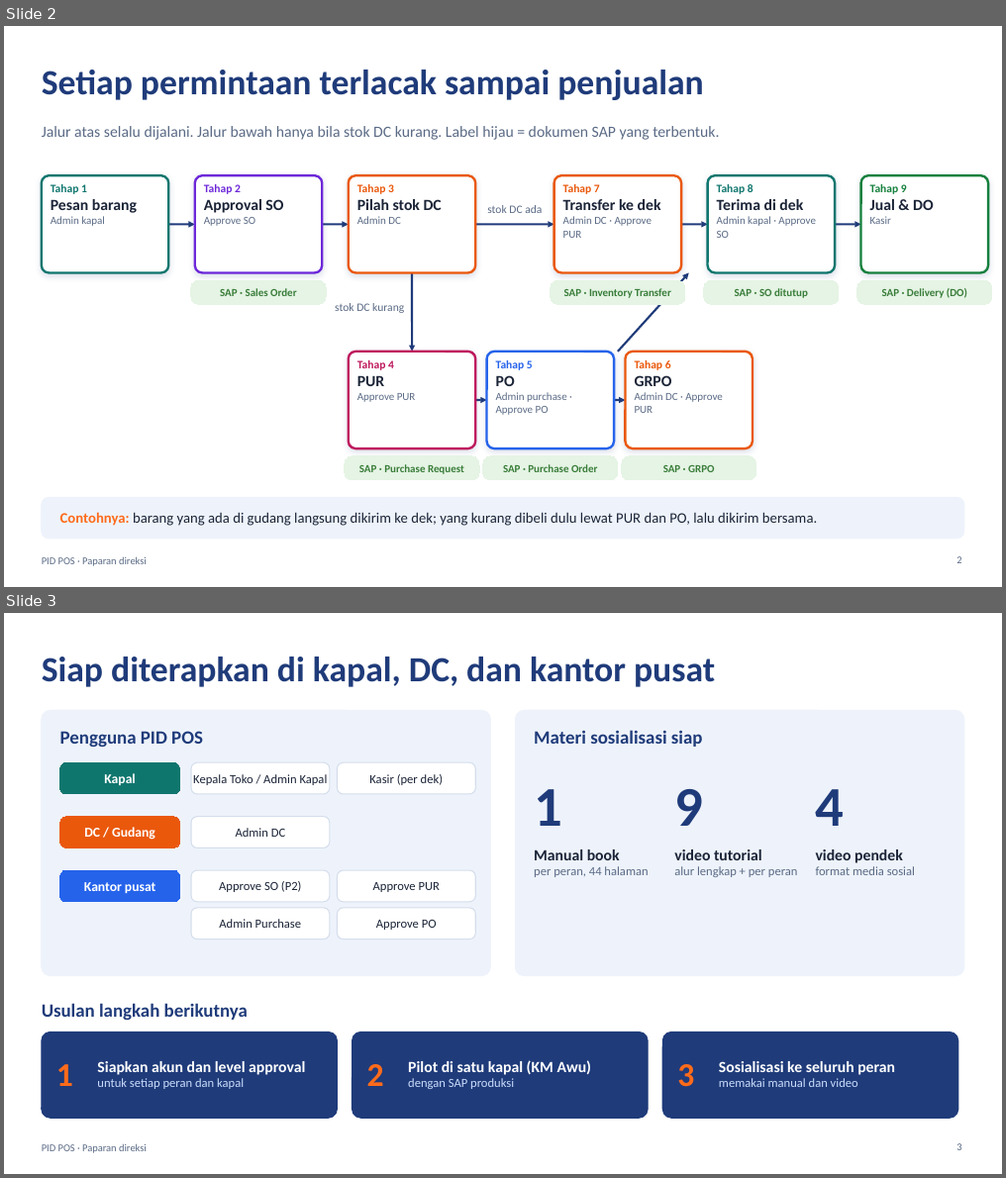
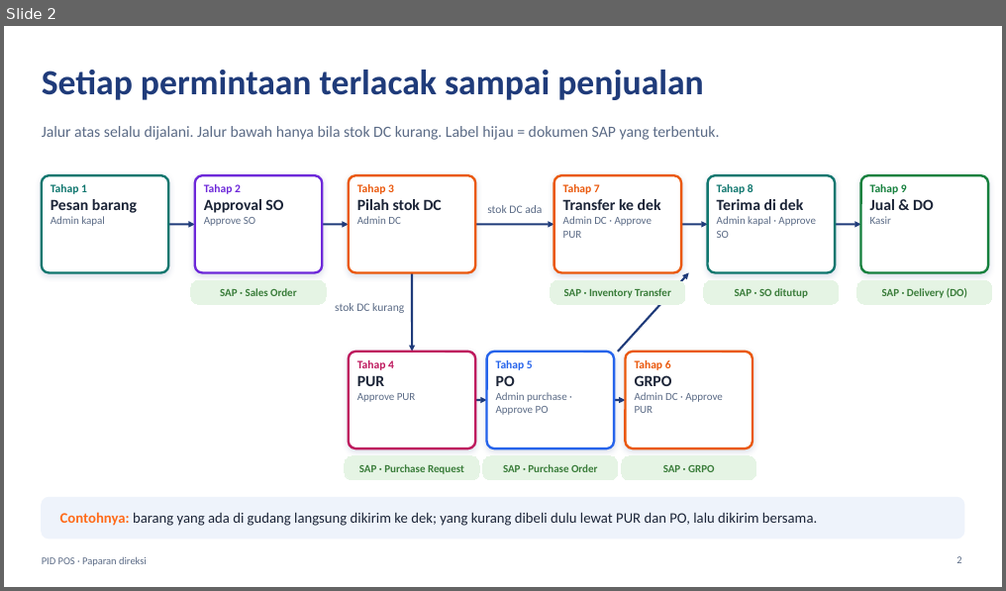
Before and after one commit to alfiandarmawan35/claude, a slide deck: docs/PID_POS_Paparan_Direksi.pptx. Shown one above the other, each under a label of ours: slides 2 and 3 before the commit, slide 2 after it. The pictures are 1006x1178 and 1006x591 pixels, drawn with LibreOffice and Linux fonts; fonts in the diff are those of the drawing; background and template pictures are left out. Boxes give left, top, right and bottom in pixels: in the first picture for what was removed or moved away, otherwise in the second. Text is boxed around its words. In the diff, an @@ line names an element or a change of style, - is before the commit and + after.

```diff
--- a/docs/PID_POS_Paparan_Direksi.pptx
+++ b/docs/PID_POS_Paparan_Direksi.pptx
@@ slide 3 removed at box(4, 613, 1002, 1174), background #FFFFFF; not listed: 1 template element that a slide beside it also shows @@
@@ title removed at box(42, 657, 715, 687) @@
-Siap diterapkan di kapal, DC, dan kantor pusat
@@ rounded rectangle removed at box(42, 710, 491, 976) @@
@@ text removed at box(60, 731, 203, 747) @@
-Pengguna PID POS
@@ rounded rectangle removed at box(515, 710, 964, 976) @@
@@ text removed at box(534, 730, 703, 747) @@
-Materi sosialisasi siap
@@ rounded rectangle removed at box(60, 762, 180, 794) @@
-Kapal
@@ rounded rectangle removed at box(191, 762, 330, 794) @@
-Kepala Toko / Admin Kapal
@@ rounded rectangle removed at box(338, 762, 475, 794) @@
-Kasir (per dek)
@@ text removed at box(534, 789, 562, 826) @@
-1
@@ text removed at box(674, 789, 703, 826) @@
-9
@@ text removed at box(815, 789, 844, 826) @@
-4
@@ rounded rectangle removed at box(60, 817, 180, 848) @@
-DC / Gudang
@@ rounded rectangle removed at box(191, 817, 330, 848) @@
-Admin DC
@@ text removed at box(534, 850, 648, 877) @@
-Manual book
-per peran, 44 halaman
@@ text removed at box(674, 850, 798, 877) @@
-video tutorial
-alur lengkap + per peran
@@ text removed at box(816, 850, 915, 875) @@
-video pendek
-format media sosial
@@ rounded rectangle removed at box(60, 870, 180, 902) @@
-Kantor pusat
@@ rounded rectangle removed at box(191, 870, 330, 902) @@
-Approve SO (P2)
@@ rounded rectangle removed at box(338, 870, 475, 902) @@
-Approve PUR
@@ rounded rectangle removed at box(191, 908, 330, 940) @@
-Admin Purchase
@@ rounded rectangle removed at box(338, 908, 475, 940) @@
-Approve PO
@@ text removed at box(42, 1003, 248, 1021) @@
-Usulan langkah berikutnya
@@ rounded rectangle removed at box(42, 1032, 338, 1118) @@
@@ rounded rectangle removed at box(352, 1032, 648, 1118) @@
@@ rounded rectangle removed at box(662, 1032, 958, 1118) @@
@@ text removed at box(56, 1064, 73, 1086) @@
-1
@@ text removed at box(97, 1061, 305, 1089) @@
-Siapkan akun dan level approval
-untuk setiap peran dan kapal
@@ text removed at box(367, 1064, 384, 1086) @@
-2
@@ text removed at box(408, 1060, 592, 1089) @@
-Pilot di satu kapal (KM Awu)
-dengan SAP produksi
@@ text removed at box(677, 1064, 694, 1087) @@
-3
@@ text removed at box(719, 1061, 895, 1087) @@
-Sosialisasi ke seluruh peran
-memakai manual dan video
@@ page number removed at box(956, 1144, 961, 1151) @@
-3
```
Also in this commit, not shown: 1 slide added, 1 other file.
